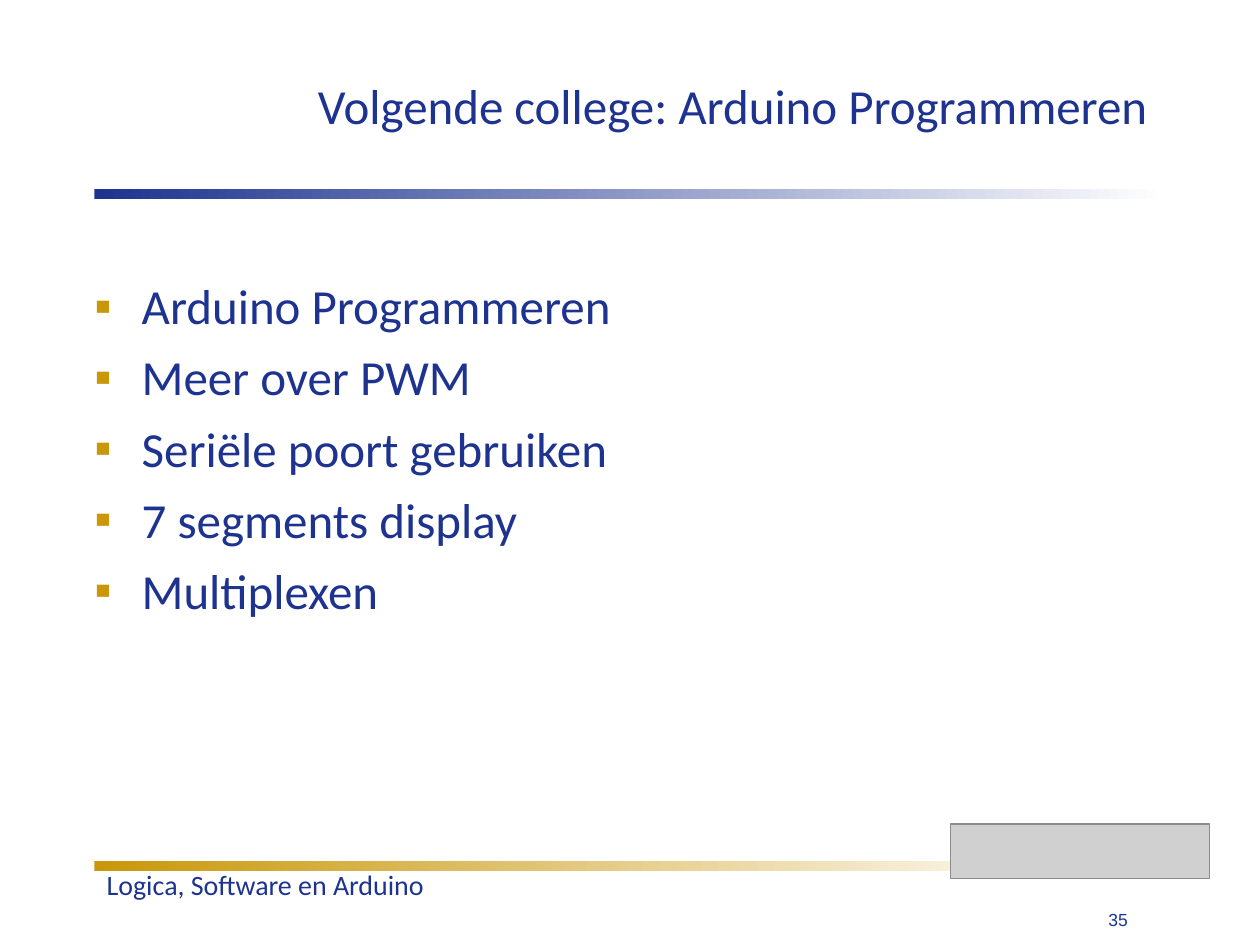
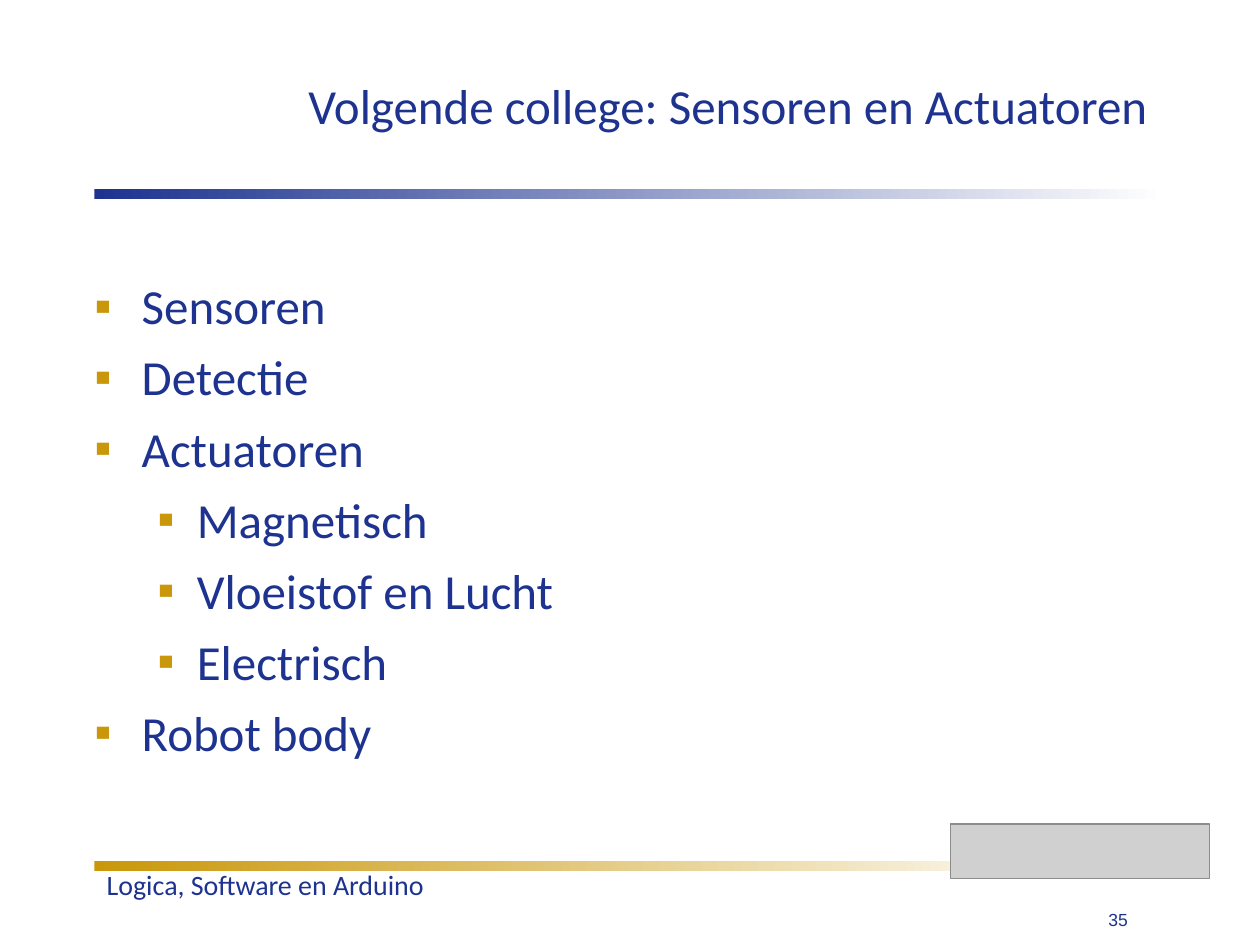
Before and after one commit to humiq/Greendevelopment, a slide deck: slide 35 of trunk/documents/Colleges/ISIROB College 2.ppt. Drawn at 1260x945 pixels with LibreOffice and Linux fonts; fonts in the diff are those of the drawing; grey boxes stand for pictures. Boxes give left, top, right and bottom in pixels: in the first picture for what was removed or moved away, otherwise in the second. Text is boxed around its words. In the diff, an @@ line names an element or a change of style, - is before the commit and + after.

Commit message:
Updated with final slide about next Instruction College.

```diff
--- a/trunk/documents/Colleges/ISIROB College 2.ppt
+++ b/trunk/documents/Colleges/ISIROB College 2.ppt
@@ title at (308, 90, 1147, 133): text changed @@
-Volgende college: Arduino Programmeren
+Volgende college: Sensoren en Actuatoren
@@ text at (142, 292, 554, 759): text changed @@
-▪ Arduino Programmeren
-▪ Meer over PWM
-▪ Seriële poort gebruiken
-▪ 7 segments display
-▪ Multiplexen
+▪ Sensoren
+▪ Detectie
+▪ Actuatoren
+  ▪ Magnetisch
+  ▪ Vloeistof en Lucht
+  ▪ Electrisch
+▪ Robot body
```
